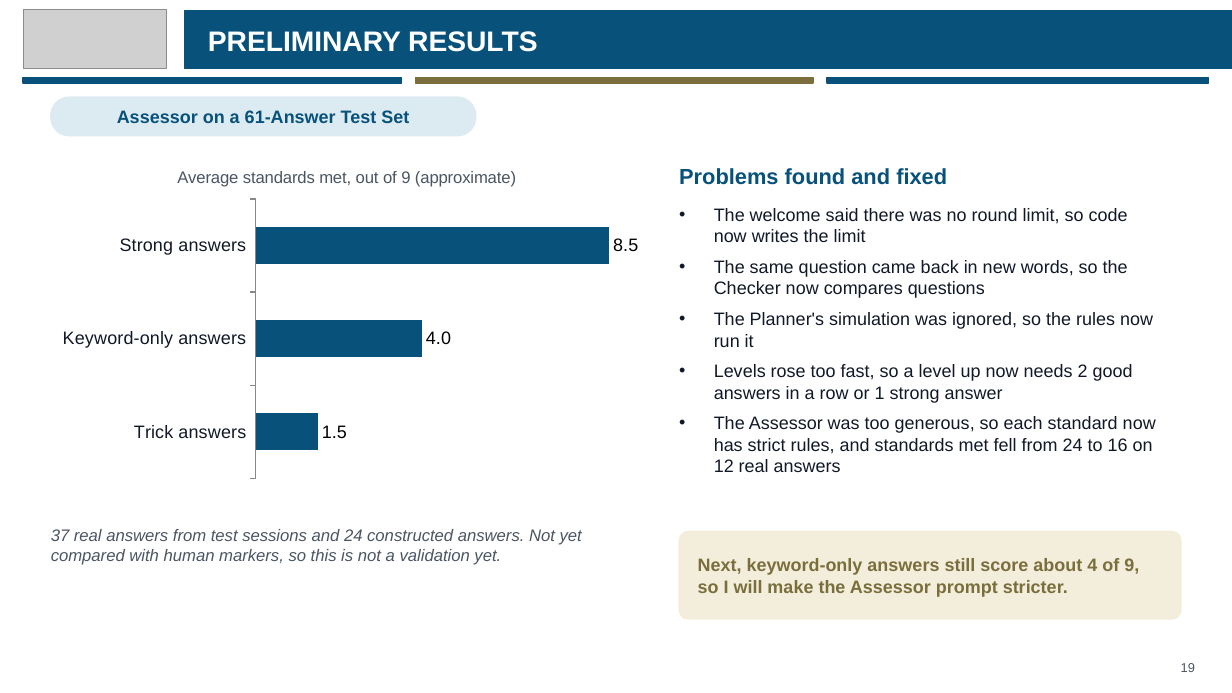
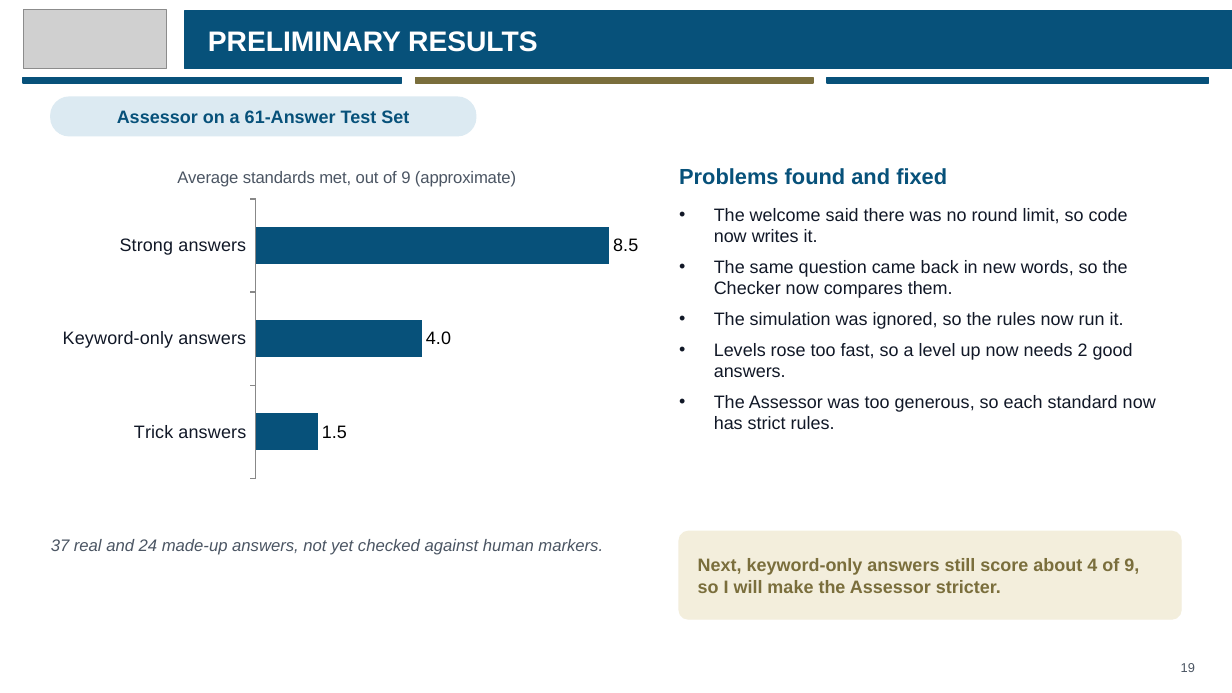
Before and after one commit to eusoffamir/Socratic-AI, a slide deck: slide 19 of docs/defence/Socratic AI Proposal Defence.pptx. Drawn at 1232x693 pixels with LibreOffice and Linux fonts; fonts in the diff are those of the drawing; grey boxes stand for pictures. Boxes give left, top, right and bottom in pixels: in the first picture for what was removed or moved away, otherwise in the second. Text is boxed around its words. In the diff, an @@ line names an element or a change of style, - is before the commit and + after.

```diff
--- a/docs/defence/Socratic AI Proposal Defence.pptx
+++ b/docs/defence/Socratic AI Proposal Defence.pptx
@@ text at (714,208,1156,429): text changed @@
-• The welcome said there was no round limit, so code now writes the limit
-• The same question came back in new words, so the Checker now compares questions
-• The Planner's simulation was ignored, so the rules now run it
-• Levels rose too fast, so a level up now needs 2 good answers in a row or 1 strong answer
-• The Assessor was too generous, so each standard now has strict rules, and standards met fell from 24 to 16 on 12 real answers
+• The welcome said there was no round limit, so code now writes it.
+• The same question came back in new words, so the Checker now compares them.
+• The simulation was ignored, so the rules now run it.
+• Levels rose too fast, so a level up now needs 2 good answers.
+• The Assessor was too generous, so each standard now has strict rules.
@@ text at (51,539,603,555): text changed @@
-37 real answers from test sessions and 24 constructed answers. Not yet compared with human markers, so this is not a validation yet.
+37 real and 24 made-up answers, not yet checked against human markers.
@@ text at (698,558,1139,597): text changed @@
-Next, keyword-only answers still score about 4 of 9, so I will make the Assessor prompt stricter.
+Next, keyword-only answers still score about 4 of 9, so I will make the Assessor stricter.
```
Also in this commit, not shown: 13 other slides changed, 5 other files.
